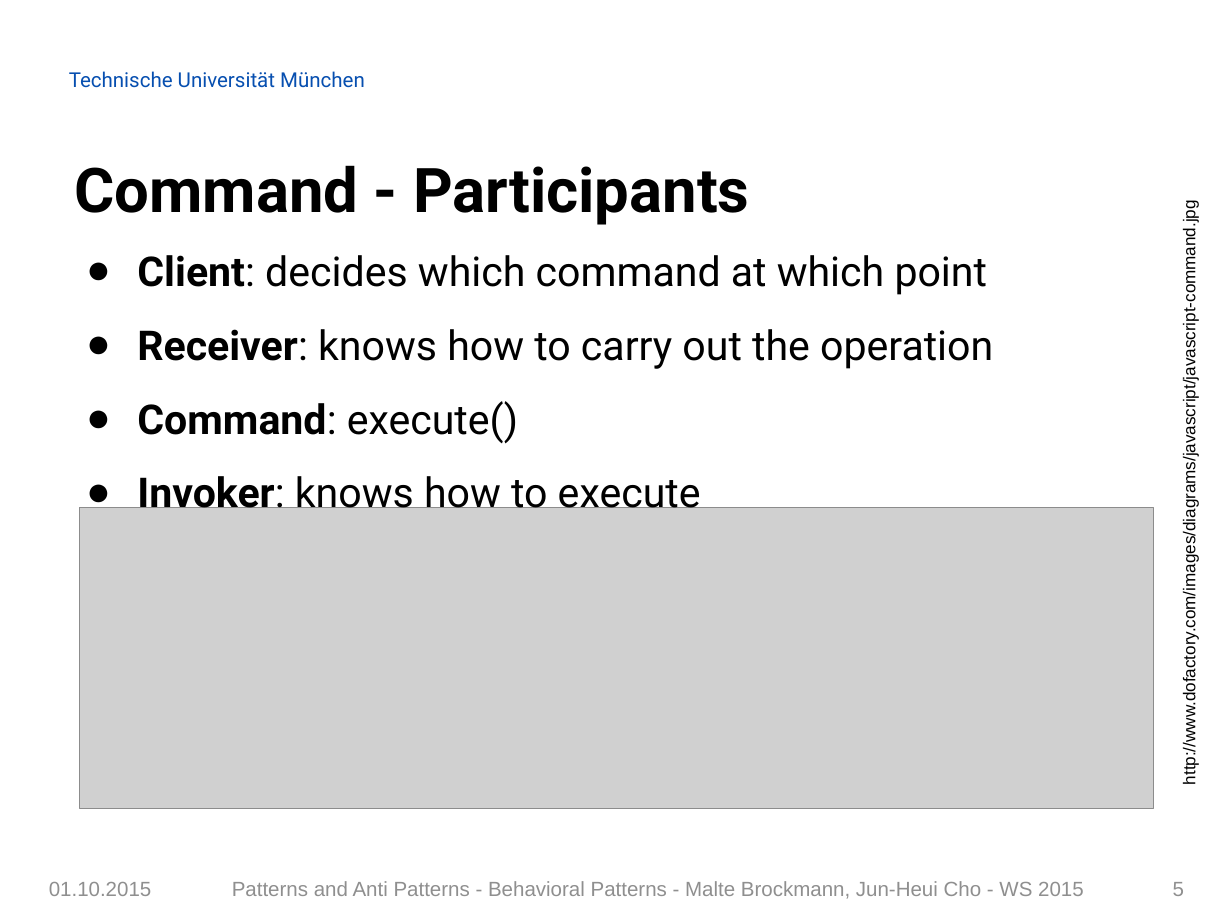
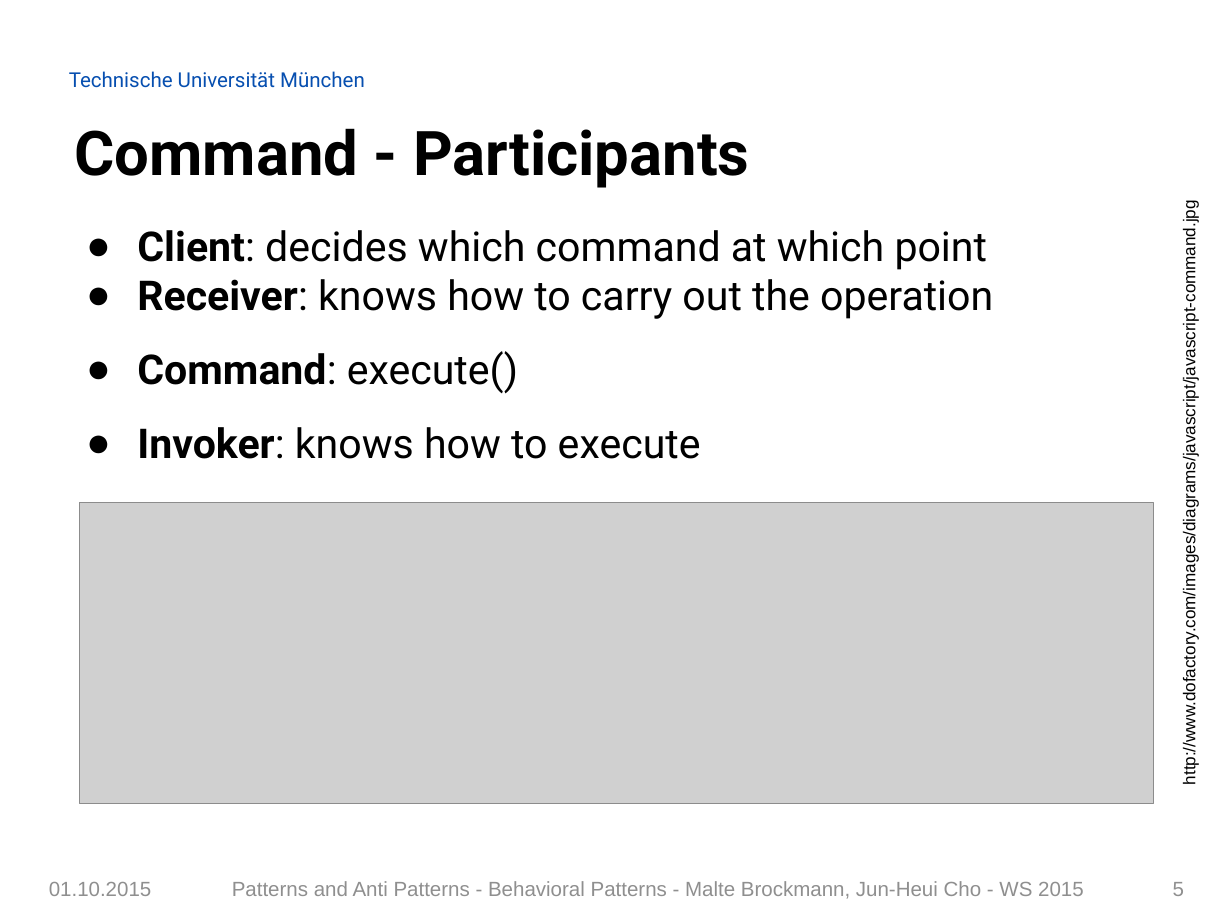
Before and after one commit to Painted6/Behavioral-design-patterns, a slide deck: slide 5 of Behavioral Patterns - JS Patterns and Anti Patterns.pptx. Drawn at 1232x924 pixels with LibreOffice and Linux fonts; fonts in the diff are those of the drawing; grey boxes stand for pictures; background and template pictures are left out. Boxes give left, top, right and bottom in pixels: in the first picture for what was removed or moved away, otherwise in the second. Text is boxed around its words. In the diff, an @@ line names an element or a change of style, - is before the commit and + after.

Commit message:
fixed formatting in powerpoint

```diff
--- a/Behavioral Patterns - JS Patterns and Anti Patterns.pptx
+++ b/Behavioral Patterns - JS Patterns and Anti Patterns.pptx
@@ title "Command - Participants" at bbox=[75, 128, 749, 188]: line spacing 1.5 to 1 @@
@@ text at bbox=[137, 230, 993, 319]: line spacing 1.5 to 1 @@
@@ picture: place and size @@
-picture at bbox=[79, 508, 1153, 808]
+picture at bbox=[79, 503, 1153, 803]
```
Also in this commit, not shown: 35 other slides changed.
